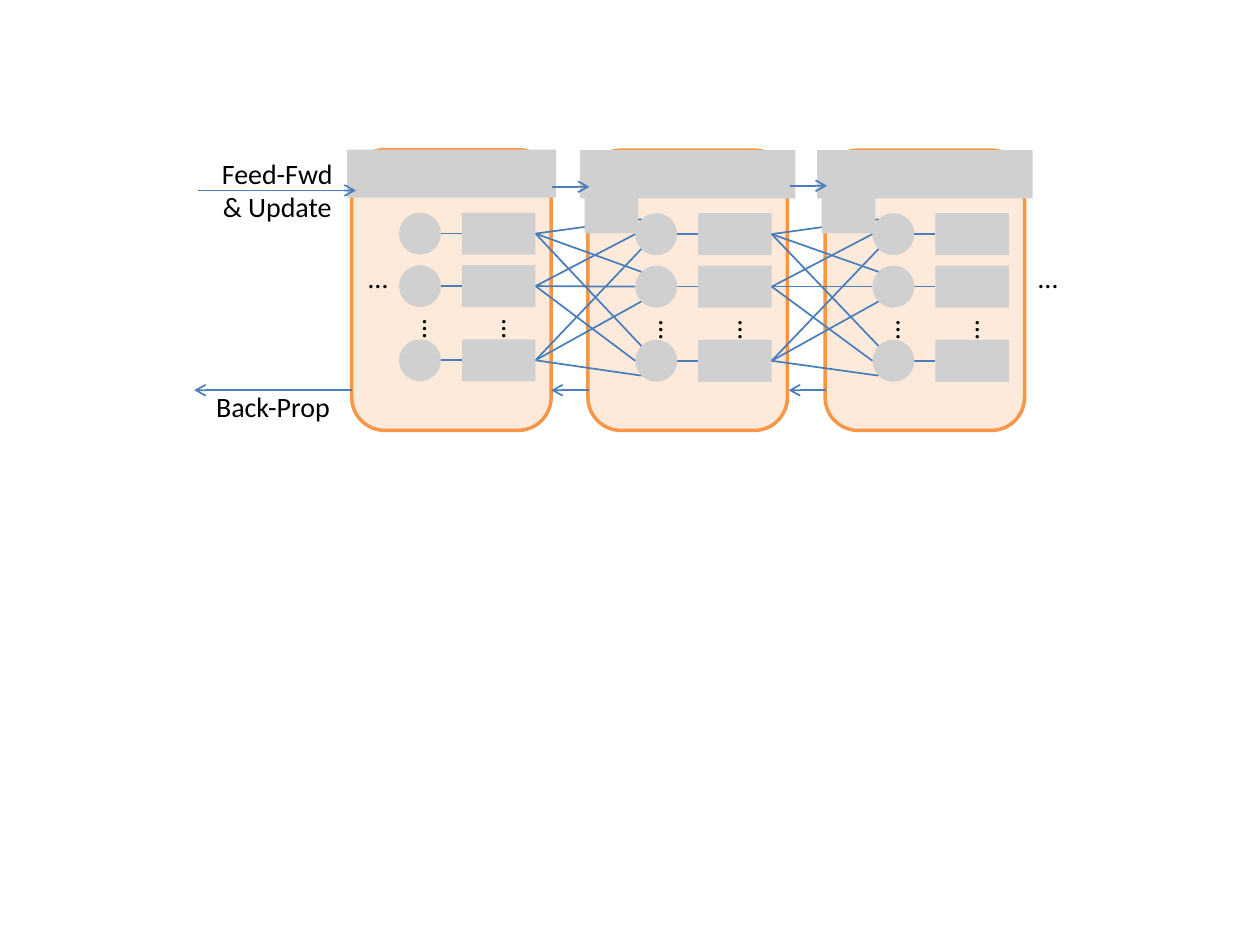
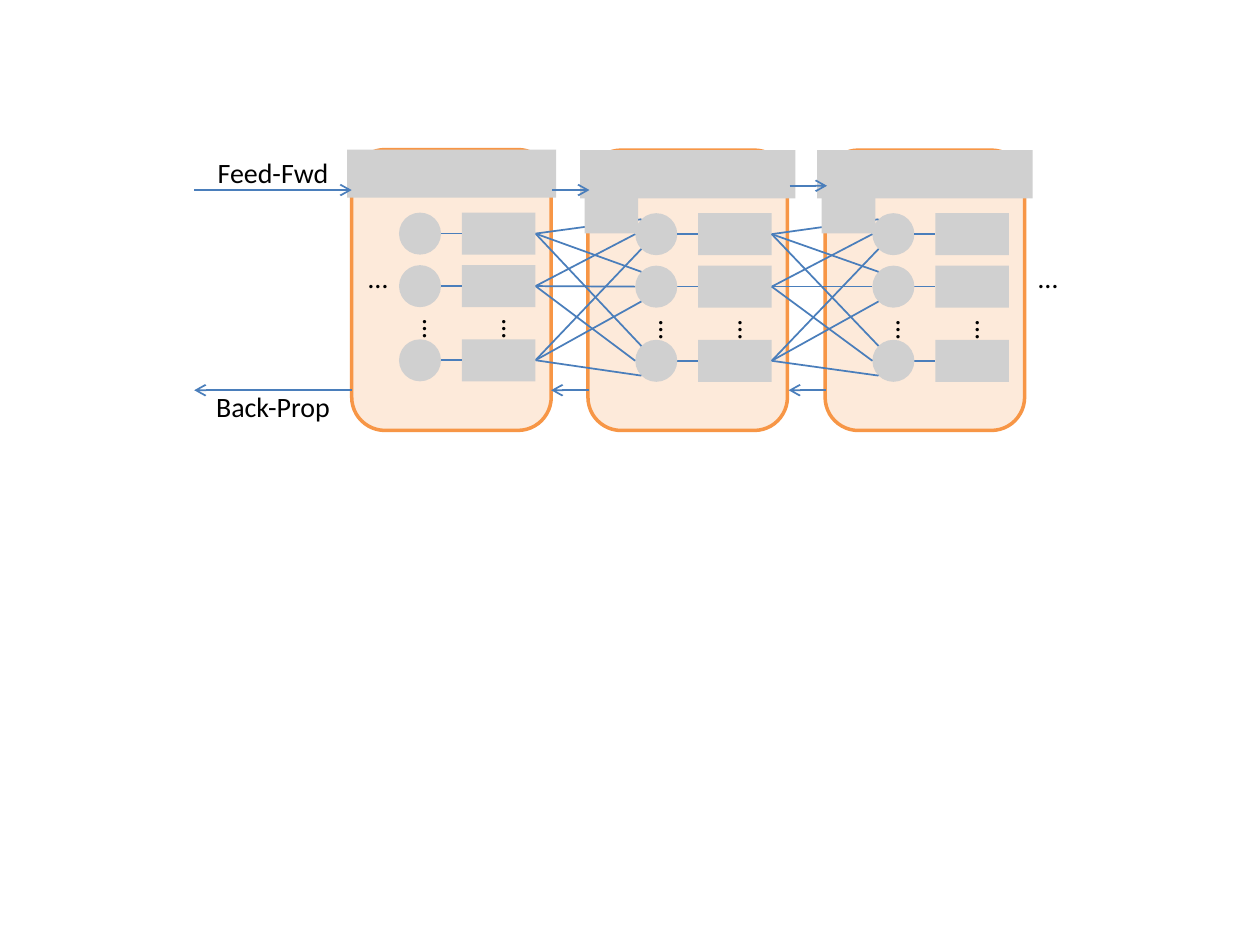
Before and after one commit to wenduow/BeefNet, a slide deck: slide 5 of trunk/pic/pic.pptx. Drawn at 1260x945 pixels with LibreOffice and Linux fonts; fonts in the diff are those of the drawing; grey boxes stand for pictures. Boxes give left, top, right and bottom in pixels: in the first picture for what was removed or moved away, otherwise in the second. Text is boxed around its words. In the diff, an @@ line names an element or a change of style, - is before the commit and + after.

```diff
--- a/trunk/pic/pic.pptx
+++ b/trunk/pic/pic.pptx
@@ arrow moved from (198, 190) - (357, 190) to (194, 190) - (352, 190) @@
@@ text at [248, 197, 331, 222]: paragraph removed @@
-& Update
@@ arrow moved from (552, 186) - (590, 186) to (552, 190) - (590, 190) @@
```
Also in this commit, not shown: 1 other slide changed, 1 slide added, 6 other files.
